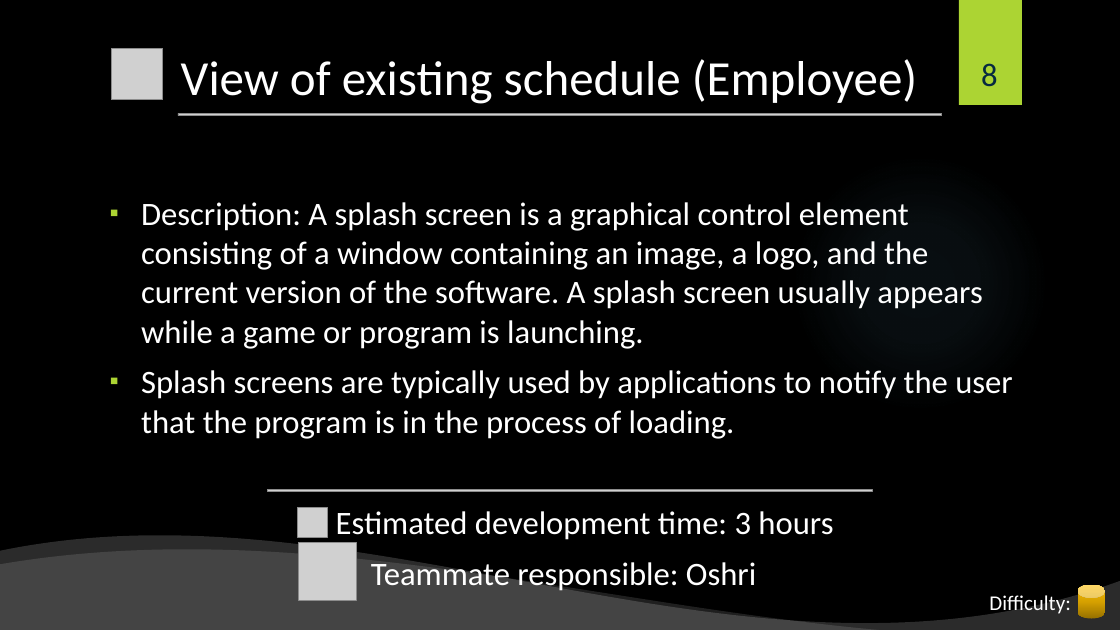
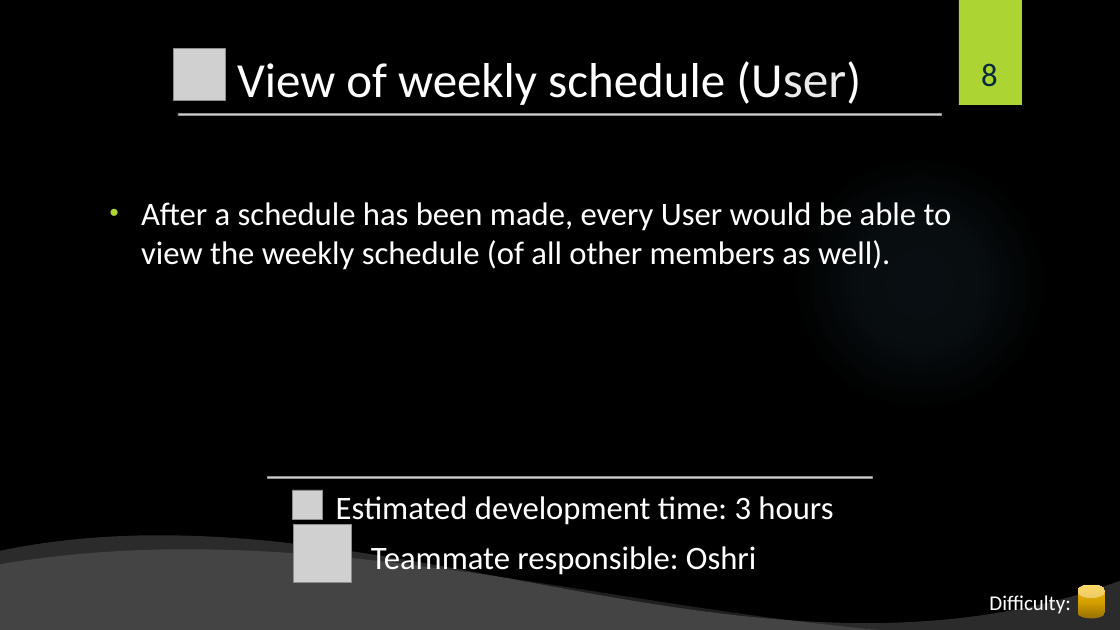
Before and after one commit to shiftlyapp/Shiftly, a slide deck: slide 8 of Backlog.pptx. Drawn at 1120x630 pixels with LibreOffice and Linux fonts; fonts in the diff are those of the drawing; grey boxes stand for pictures; background and template pictures are left out. Boxes give left, top, right and bottom in pixels: in the first picture for what was removed or moved away, otherwise in the second. Text is boxed around its words. In the diff, an @@ line names an element or a change of style, - is before the commit and + after.

```diff
--- a/Backlog.pptx
+++ b/Backlog.pptx
@@ picture removed at (x1=111, y1=48, x2=162, y2=99) @@
@@ picture added at (x1=174, y1=49, x2=225, y2=100) @@
@@ title at (x1=237, y1=61, x2=861, y2=105): text changed @@
-View of existing schedule (Employee)
+View of weekly schedule (User)
@@ text at (x1=141, y1=202, x2=952, y2=270): text changed @@
-▪ Description: A splash screen is a graphical control element consisting of a window containing an image, a logo, and the current version of the software. A splash screen usually appears while a game or program is launching.
-▪ Splash screens are typically used by applications to notify the user that the program is in the process of loading.
+• After a schedule has been made, every User would be able to view the weekly schedule (of all other members as well).
@@ picture moved from (x1=267, y1=490, x2=872, y2=492) to (x1=267, y1=477, x2=872, y2=479) @@
@@ picture moved from (x1=297, y1=507, x2=328, y2=538) to (x1=293, y1=490, x2=323, y2=520) @@
@@ picture moved from (x1=298, y1=543, x2=356, y2=601) to (x1=294, y1=525, x2=352, y2=583) @@
```
Also in this commit, not shown: 11 other slides changed, 1 slide added.
